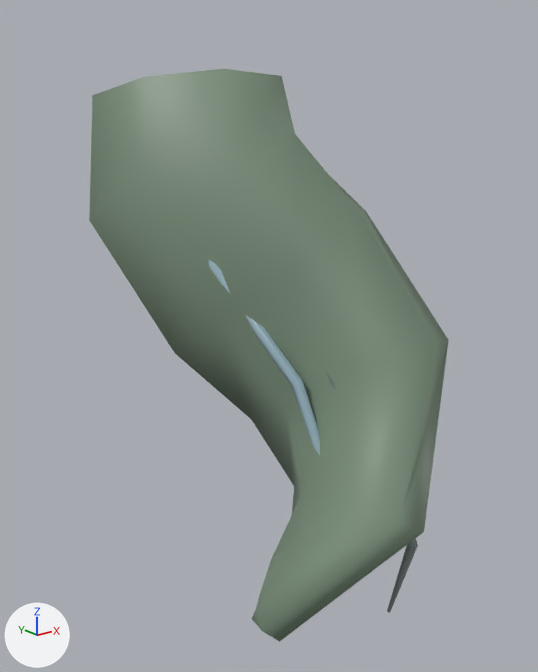
The Blender file assets/authoring/items/mimic_tongue.blend, before and after one commit.
The view is the same before and after, from a 50 mm camera at (-1.262, -1.655, 0.797) aimed at (0.04, -0.027, 0.146). Every picture has the same lights, and +X, +Y and +Z are marked at lower left. The first picture is the older version.

In view in the first picture: 'C_Tongue', 'C_Vein_L' and 2 more.
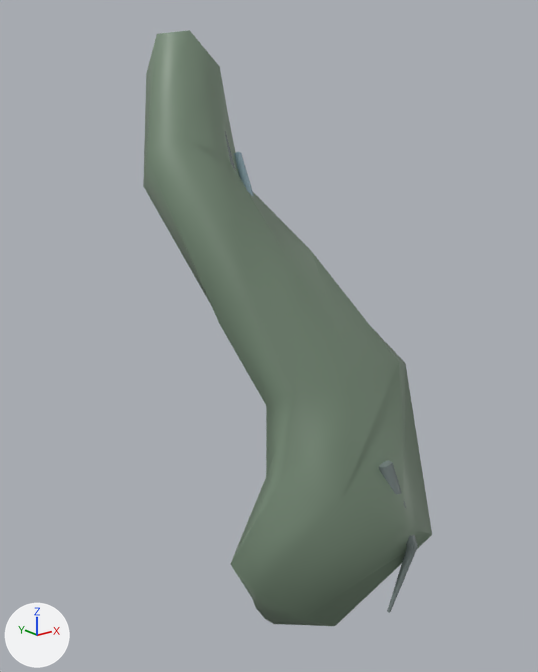
Where the change shows, as pixel boxes [x1, y1, x2, y2] in the pictures (538 x 672 px):
'C_Tongue', reshaped (20% narrower): before [89, 69, 449, 642]; after [143, 30, 432, 626]
'C_Vein_L', unchanged, covered by the edit: before [208, 260, 320, 455]

What changed in the scene script:
```text
Change cu_c_tonguedata:
    where _sp = cu_c_tonguedata.splines.new('POLY'); _sp.points.add(6)
    remove _sp.points.foreach_set('tilt', [0.175, 0.314, 0.559, 0.803, 1.222, 1.658, 2.059])
    add _sp.points.foreach_set('tilt', [1.745, 1.885, 2.129, 2.374, 2.793, 3.229, 3.63])
```
